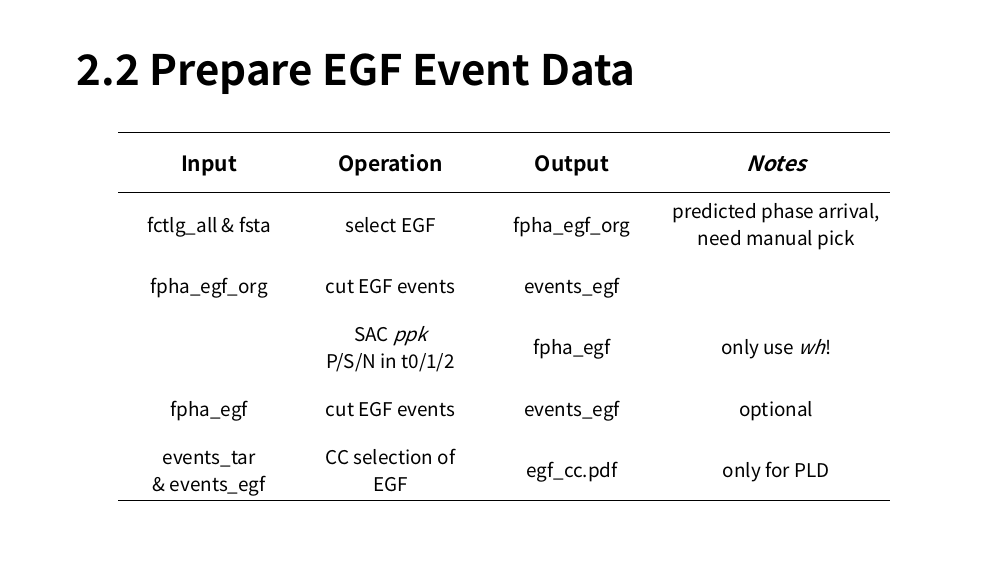
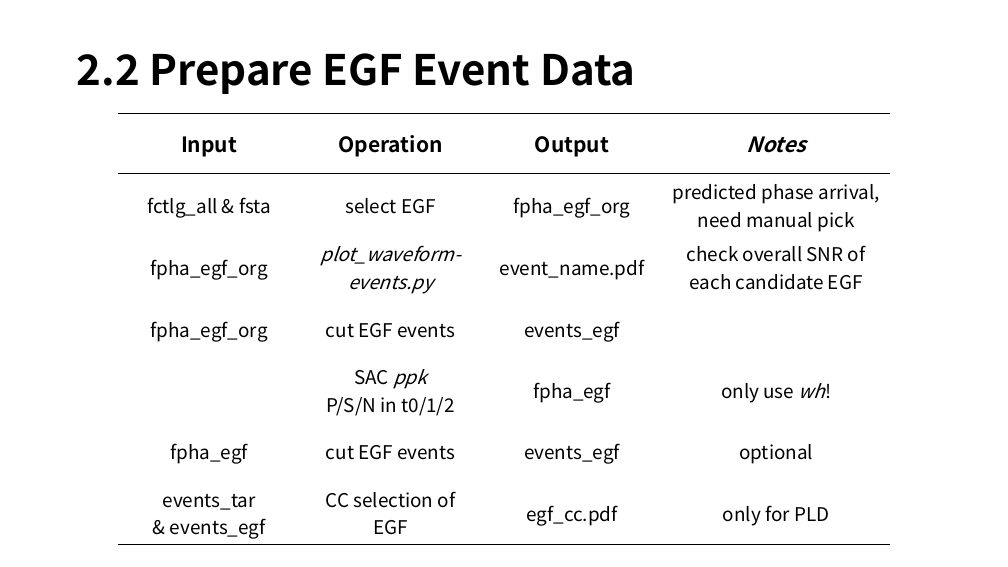
Before and after one commit to YijianZhou/Manual-Analysis-Helper, a slide deck: slide 7 of doc/MAH_Workflow.pptx. Drawn at 1008x567 pixels with LibreOffice and Linux fonts; fonts in the diff are those of the drawing. Boxes give left, top, right and bottom in pixels: in the first picture for what was removed or moved away, otherwise in the second. Text is boxed around its words. In the diff, an @@ line names an element or a change of style, - is before the commit and + after.

```diff
--- a/doc/MAH_Workflow.pptx
+++ b/doc/MAH_Workflow.pptx
@@ table at (119,113,890,543) @@
+row 3: fpha_egf_org | plot_waveform-events.py | event_name.pdf | check overall SNR of each candidate EGF
@@ table: place and size @@
-table at (119,132,890,500)
+table at (119,113,890,543)
```
Also in this commit, not shown: 3 other files.
